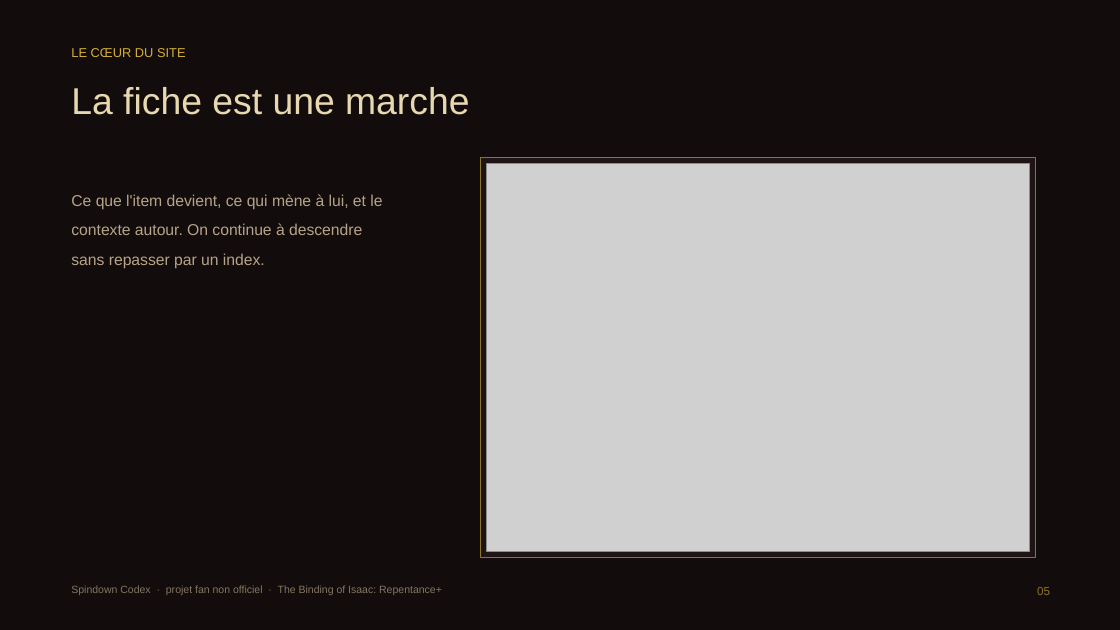
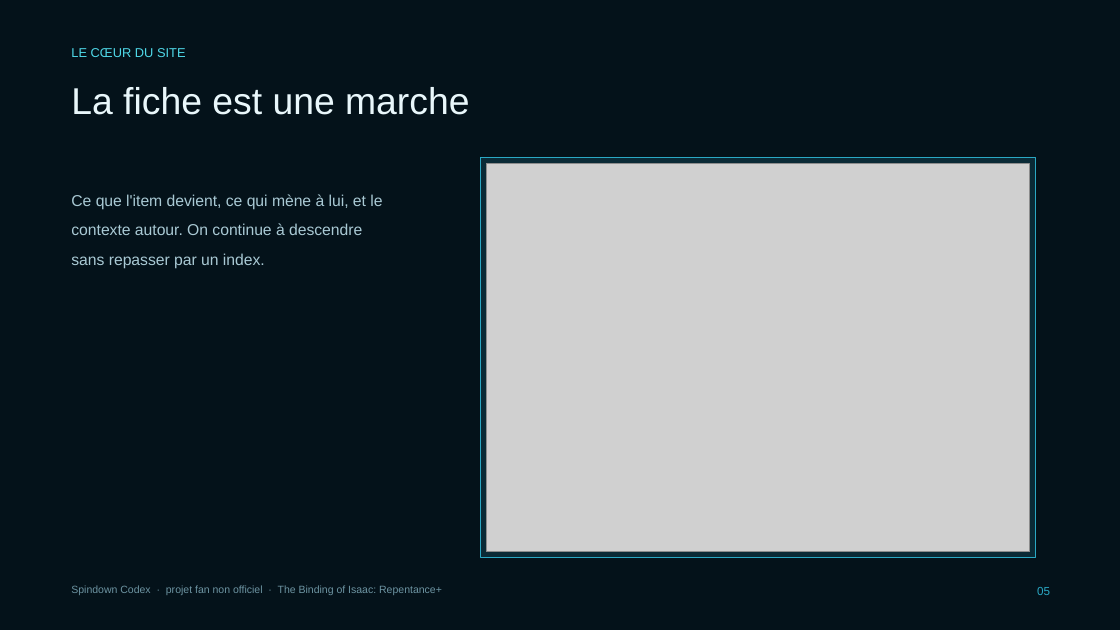
Before and after one commit to 26mataa/Spindown-codex, a slide deck: slide 5 of docs/Spindown-Codex.pptx. Drawn at 1120x630 pixels with LibreOffice and Linux fonts; fonts in the diff are those of the drawing; grey boxes stand for pictures. Boxes give left, top, right and bottom in pixels: in the first picture for what was removed or moved away, otherwise in the second. Text is boxed around its words. In the diff, an @@ line names an element or a change of style, - is before the commit and + after.

```diff
--- a/docs/Spindown-Codex.pptx
+++ b/docs/Spindown-Codex.pptx
@@ rectangle at <box>0,0,1120,630</box>: fill #120C0C to #04121A @@
@@ text "LE CŒUR DU SITE" at <box>71,48,186,57</box>: text colour #D4AF37 to #4FD8E8 @@
@@ text "La fiche est une marche" at <box>71,87,469,115</box>: text colour #E8D8B0 to #E9F7FB @@
@@ rectangle at <box>481,158,1036,558</box>: fill #1E1413 to #0A2A36; outline #8F7524 1 pt to #2AA8C4 1 pt @@
@@ text "Ce que l'item devient, ce ..." at <box>71,194,382,269</box>: text colour #B6A487 to #A9C9D4 @@
@@ text "Spindown Codex · projet fan ..." at <box>71,585,442,595</box>: text colour #847660 to #6D94A2 @@
@@ text "05" at <box>1037,587,1050,595</box>: text colour #8F7524 to #2AA8C4 @@
```
Also in this commit, not shown: 10 other slides changed, 21 other files.
